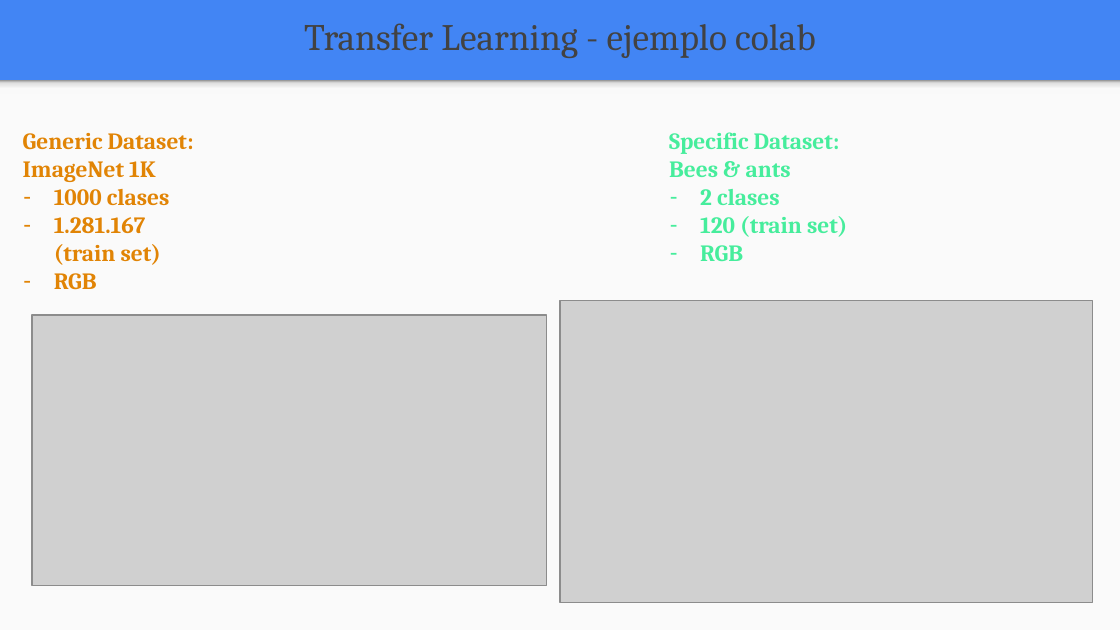
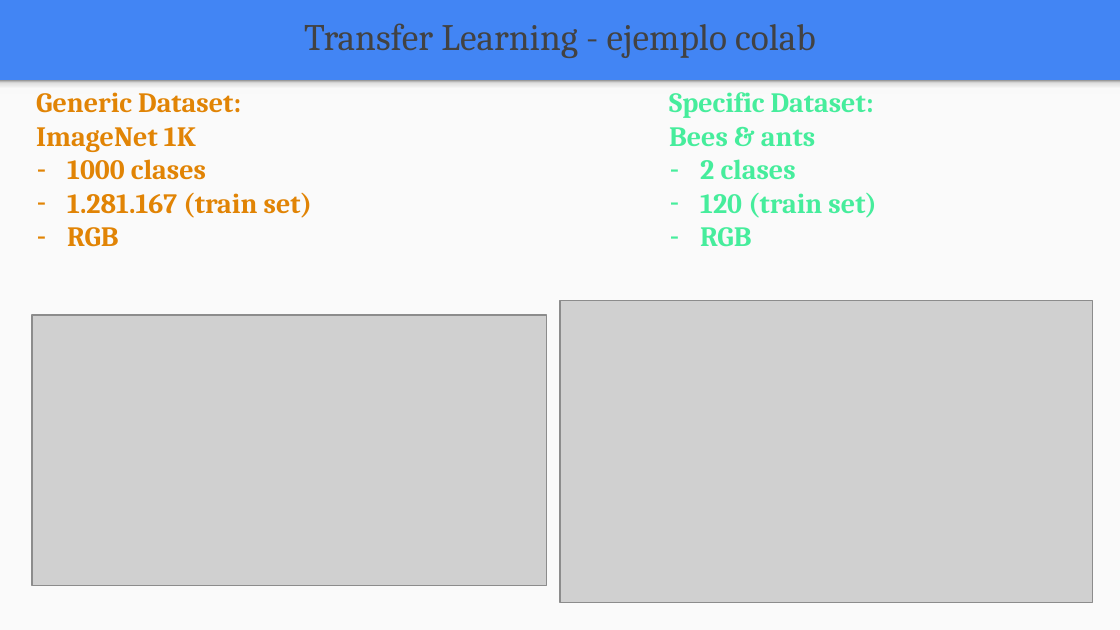
Before and after one commit to FIUBA-Posgrado-Inteligencia-Artificial/aprendizaje_profundo, a slide deck: slide 8 of clase_8/teoria/clase_8.pptx. Drawn at 1120x630 pixels with LibreOffice and Linux fonts; fonts in the diff are those of the drawing; grey boxes stand for pictures. Boxes give left, top, right and bottom in pixels: in the first picture for what was removed or moved away, otherwise in the second. Text is boxed around its words. In the diff, an @@ line names an element or a change of style, - is before the commit and + after.

```diff
--- a/clase_8/teoria/clase_8.pptx
+++ b/clase_8/teoria/clase_8.pptx
@@ text "Generic Dataset:" at (36,92,312,247): size 15 to 18 pt @@
@@ text "Generic Dataset:": place and size @@
-text "Generic Dataset:" at (23,133,194,290)
+text "Generic Dataset:" at (36,92,312,247)
@@ text "Specific Dataset:": place and size @@
-text "Specific Dataset:" at (669,132,847,261)
+text "Specific Dataset:" at (669,92,876,247)
@@ text "Specific Dataset:" at (669,92,876,247): size 15 to 18 pt @@
```
Also in this commit, not shown: 8 other slides changed, 2 other files.
